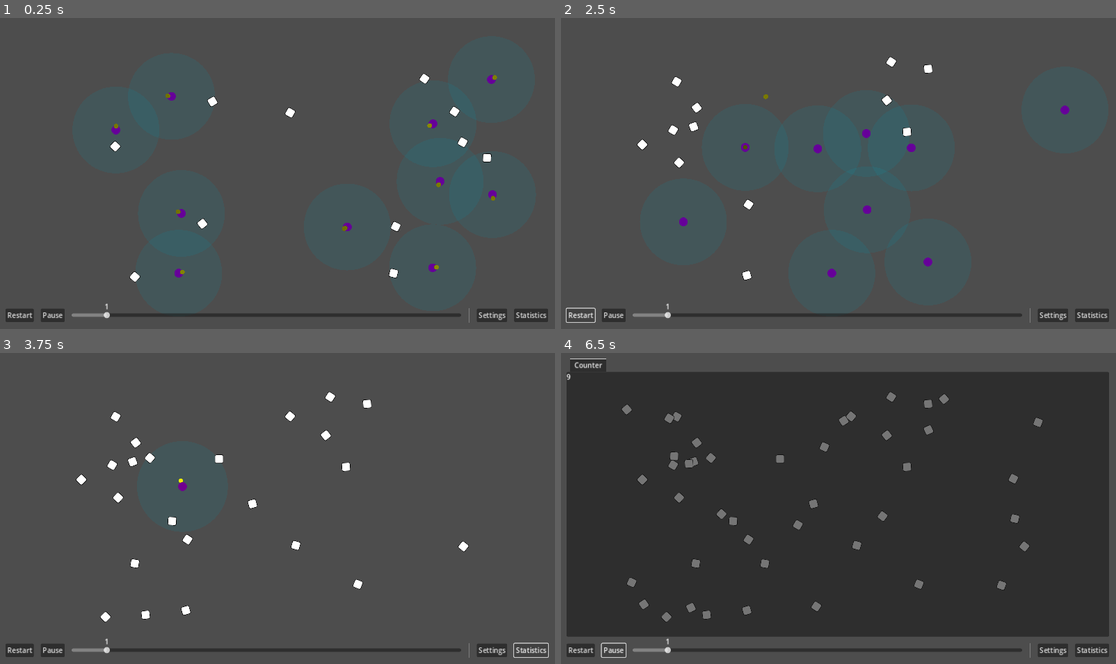
Above: before the commit, frames 1-4 (two rows, left to right).
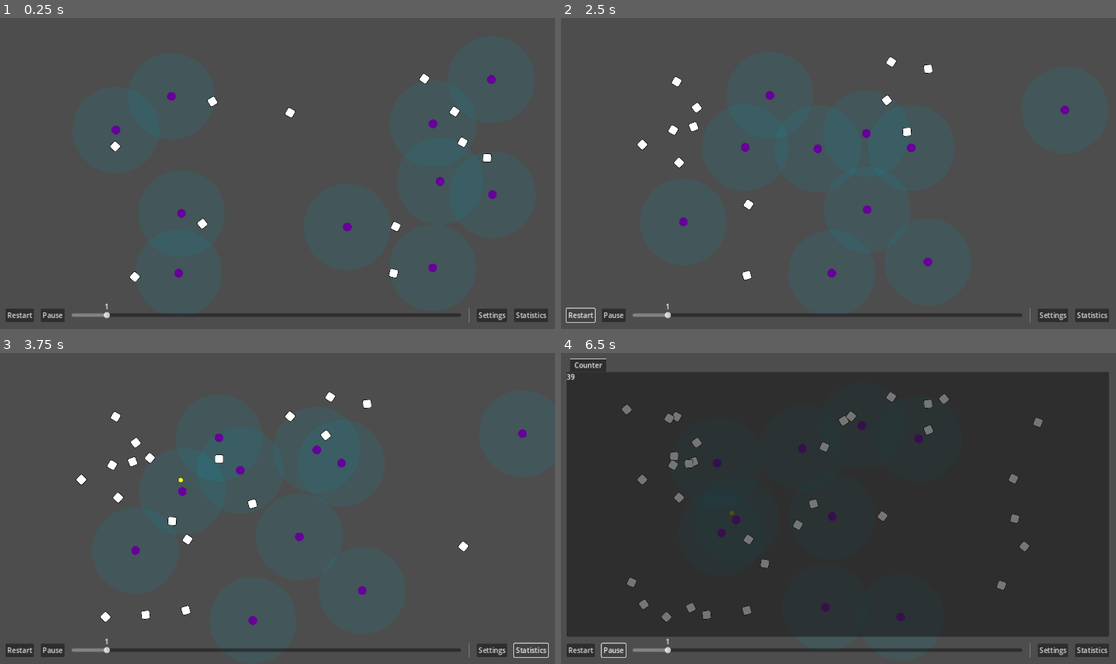
Above: after the commit, the same moments.

Repository: wivest/Natural-Selection
Game: Godot game, scene res://main.tscn
Two runs of this game, one before a commit and one after it. Both use one fixed random seed, a clock stepped at 60 frames per second and the inputs below.
Inputs:
- Up to frame 1 (0.25 s): no input
- Up to frame 2 (2.5 s): click "Restart" at 0.5 s; click "Restart" at 1.25 s; click "Restart" at 2 s
- Up to frame 3 (3.75 s): click "Statistics" at 2.75 s; click "Statistics" at 3.5 s
- Up to frame 4 (6.5 s): click "Statistics" at 4.25 s; click "Pause" at 5 s; click "Continue" at 5.75 s

The runs differ from the first frame. In frame 1, 0.1% of the frame differs, in the area x 20-90%, y 18-83%; in frame 2, less than 0.1%; in frame 3, 0.5%; in frame 4, 0.7%, in the area x 1-66%, y 6-87%.

Commit message:
fix: allow greater parameter values

Diff:
--- a/ui/tabs/settings/sections/parameter.gd
+++ b/ui/tabs/settings/sections/parameter.gd
@@ -2,3 +2,6 @@
 extends SpinBox
 
 @export var parameter_name: String
+
+func _init():
+	allow_greater = true
